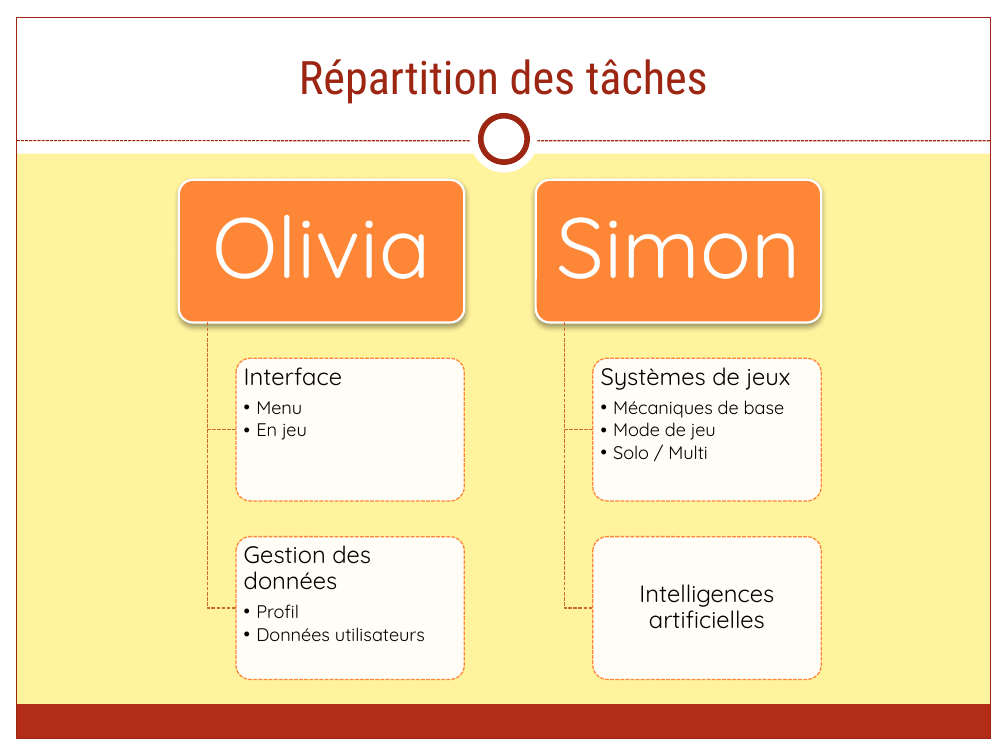
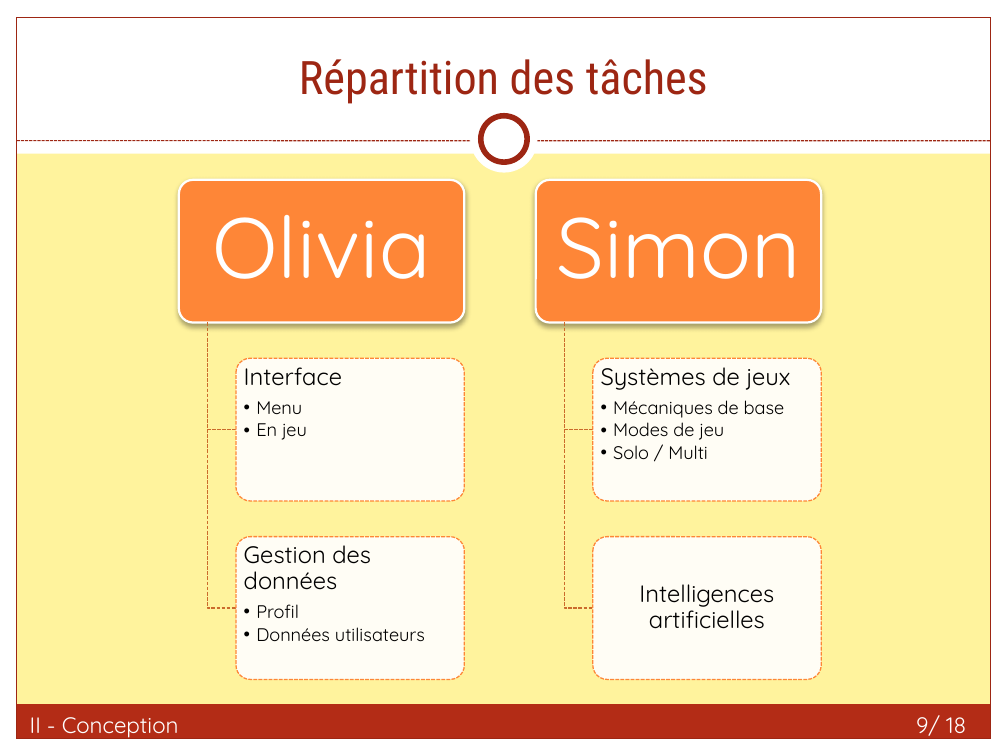
Before and after one commit to FieryWeasel/Picarete, a slide deck: slide 9 of SOURCES/RAPPORTS/Picarete - Presentation.pptx. Drawn at 1008x756 pixels with LibreOffice and Linux fonts; fonts in the diff are those of the drawing. Boxes give left, top, right and bottom in pixels: in the first picture for what was removed or moved away, otherwise in the second. Text is boxed around its words. In the diff, an @@ line names an element or a change of style, - is before the commit and + after.

```diff
--- a/SOURCES/RAPPORTS/Picarete - Presentation.pptx
+++ b/SOURCES/RAPPORTS/Picarete - Presentation.pptx
@@ text at (613,417,724,440): text changed @@
-  •• Mode de jeu
+  •• Modes de jeu
@@ text added at (30,717,179,738), 16 pt, text #FFFFFF @@
+II - Conception
@@ page number added at (916,715,966,736), 16 pt, text #FFFFFF @@
+9/ 18
```
Also in this commit, not shown: 17 other slides changed, 49 other files.
